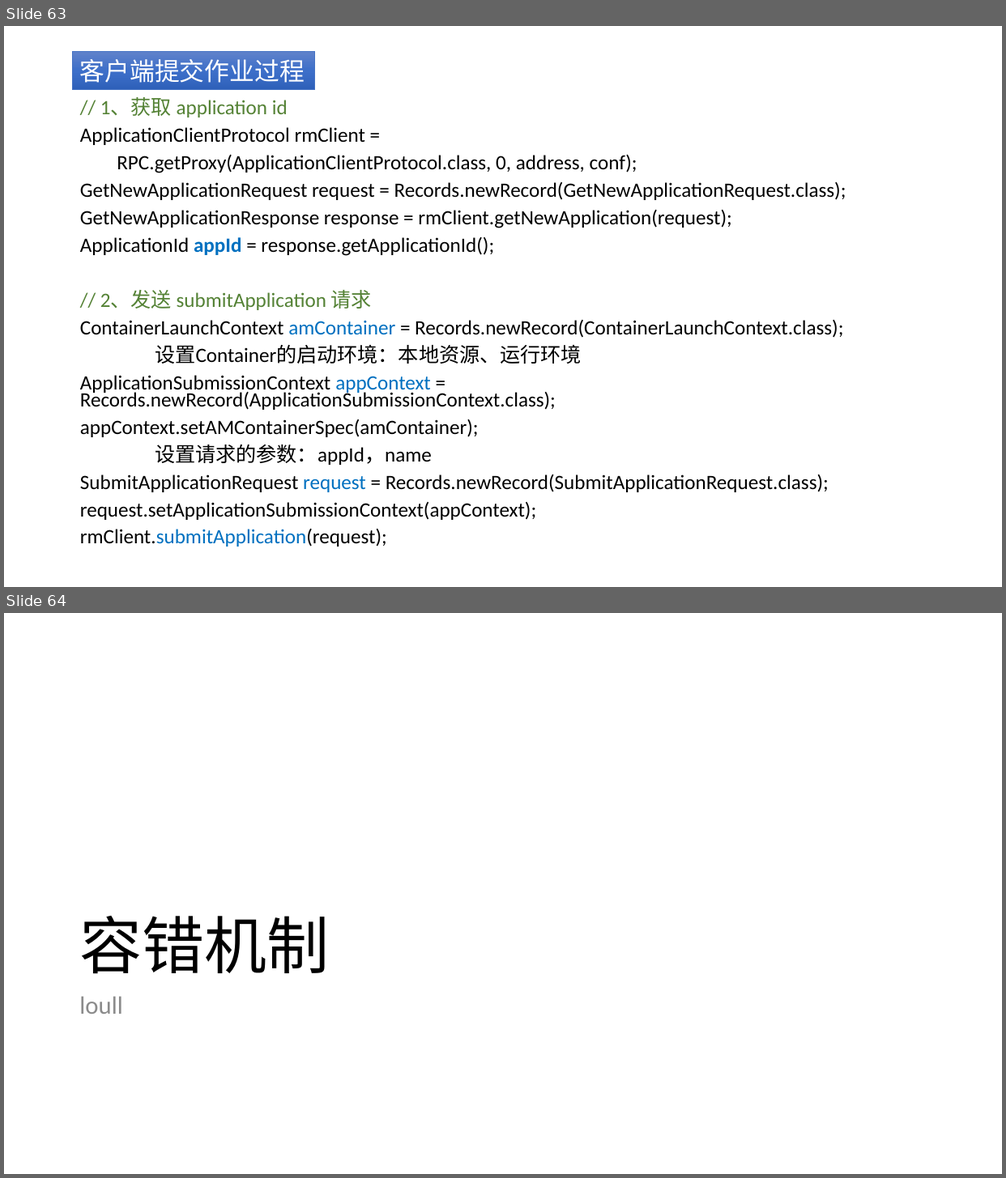
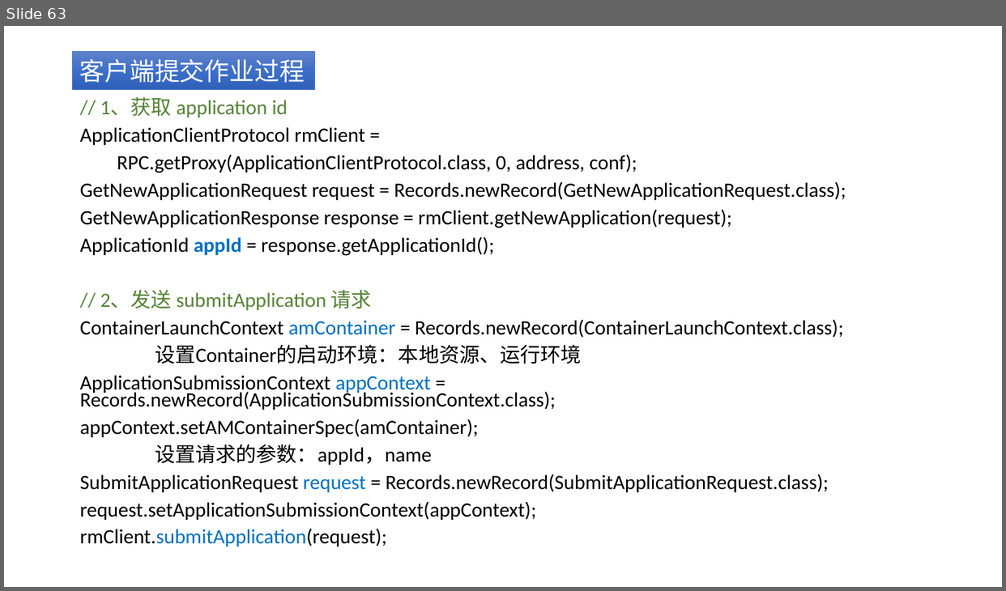
Before and after one commit to loull521/hadoop-yarn-src-read, a slide deck: ppt/Hadoop_2.4.1_YARN_source_code_read.pptx. Shown one above the other, each under a label of ours: slides 63 and 64 before the commit, slide 63 after it. The pictures are 1006x1178 and 1006x591 pixels, drawn with LibreOffice and Linux fonts; fonts in the diff are those of the drawing. Boxes give left, top, right and bottom in pixels: in the first picture for what was removed or moved away, otherwise in the second. Text is boxed around its words. In the diff, an @@ line names an element or a change of style, - is before the commit and + after.

```diff
--- a/ppt/Hadoop_2.4.1_YARN_source_code_read.pptx
+++ b/ppt/Hadoop_2.4.1_YARN_source_code_read.pptx
@@ slide 64 removed at <box>4,613,1002,1174</box>, background #FFFFFF @@
@@ title removed at <box>79,916,329,974</box> @@
-容错机制
@@ text removed at <box>79,996,123,1014</box> @@
-loull
```
Also in this commit, not shown: 2 slides changed, 1 other slide removed, 1 other file.
